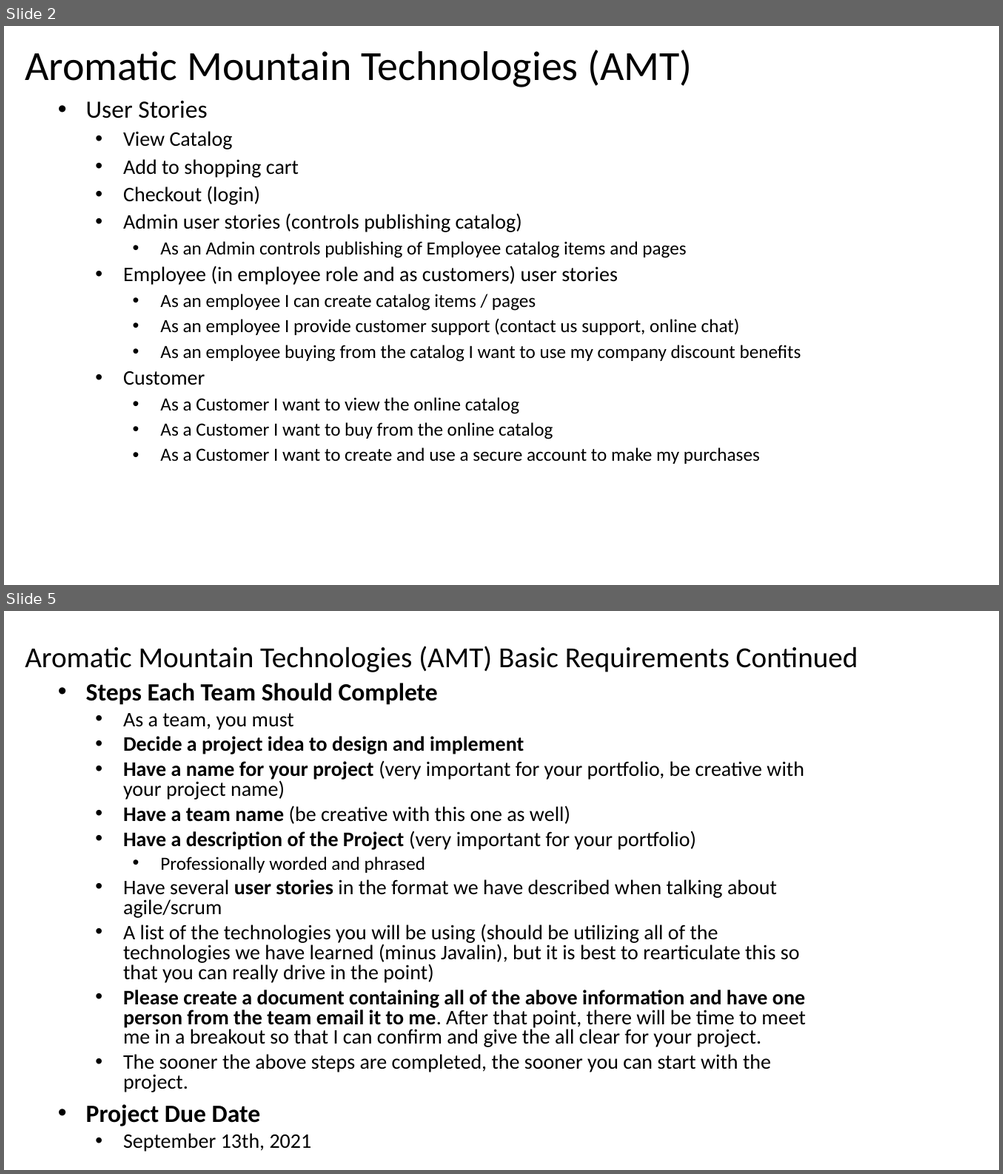
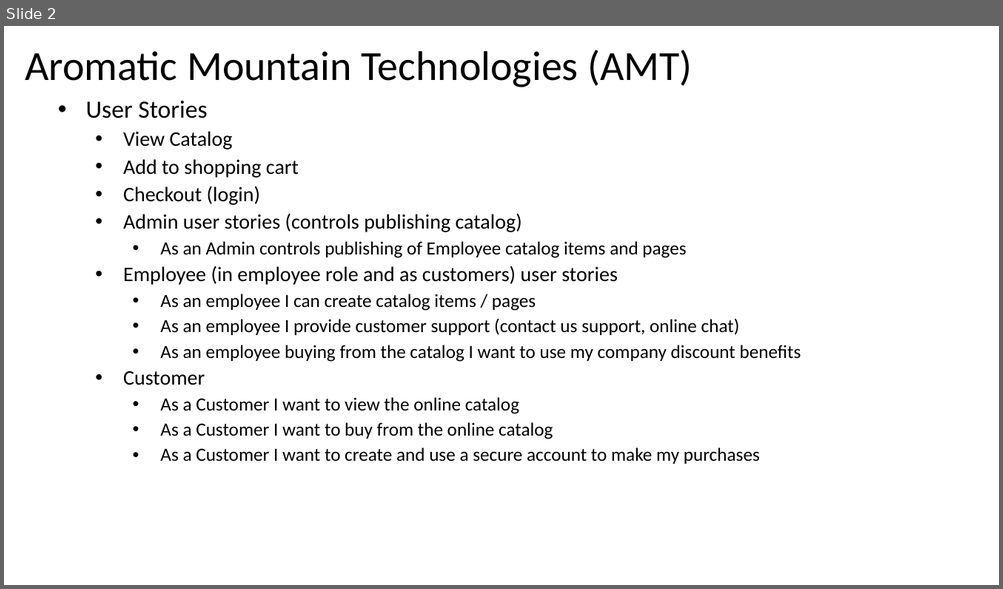
Before and after one commit to tlw8253/amt-mvc, a slide deck: docs/AMT-mvc.pptx. Shown one above the other, each under a label of ours: slides 2 and 5 before the commit, slide 2 after it; the slides between them are not shown. The pictures are 1003x1174 and 1003x589 pixels, drawn with LibreOffice and Linux fonts; fonts in the diff are those of the drawing. Boxes give left, top, right and bottom in pixels: in the first picture for what was removed or moved away, otherwise in the second. Text is boxed around its words. In the diff, an @@ line names an element or a change of style, - is before the commit and + after.

```diff
--- a/docs/AMT-mvc.pptx
+++ b/docs/AMT-mvc.pptx
@@ slide 5 removed at box(4, 611, 999, 1170), background #FFFFFF @@
@@ title removed at box(25, 646, 858, 672) @@
-Aromatic Mountain Technologies (AMT) Basic Requirements Continued
@@ subtitle removed at box(86, 683, 805, 1152) @@
-• Steps Each Team Should Complete
-  • As a team, you must
-  • Decide a project idea to design and implement
-  • Have a name for your project (very important for your portfolio, be creative with your project name)
-  • Have a team name (be creative with this one as well)
-  • Have a description of the Project (very important for your portfolio)
-    • Professionally worded and phrased
-  • Have several user stories in the format we have described when talking about agile/scrum
-  • A list of the technologies you will be using (should be utilizing all of the technologies we have learned (minus Javalin), but it is best to rearticulate this so that you can really drive in the point)
-  • Please create a document containing all of the above information and have one person from the team email it to me. After that point, there will be time to meet me in a breakout so that I can confirm and give the all clear for your project.
-  • The sooner the above steps are completed, the sooner you can start with the project.
-• Project Due Date
-  • September 13th, 2021
```
Also in this commit, not shown: 2 slides changed, 2 slides added, 5 other slides removed, 23 other files.
